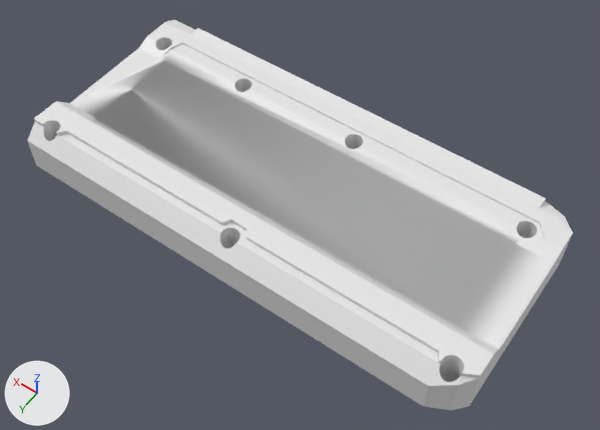
What one commit did to the FBX model Assets/Engine Parts/głowica-pokrywa.fbx.
The view is the same before and after, from a 50 mm lens placed at (-1.81, 2.46, 3.56), pointed at (-0.11, 0.08, -0.18). The lights are fixed; the arrows at lower left show +X, +Y and +Z. Where no turn or scale is listed for an object, it has been applied to the vertices.
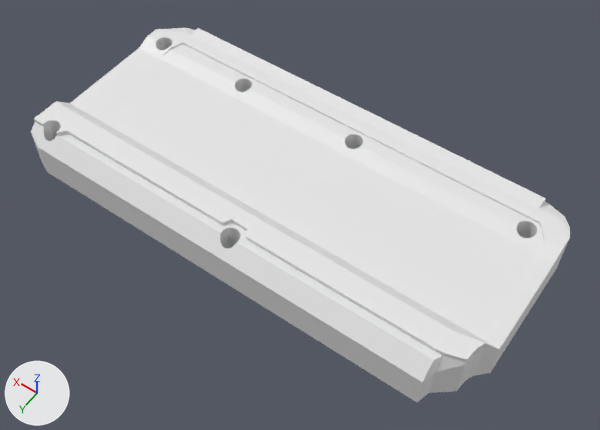
Changed parts and their boxes (x1, y1, x2, y2) in the pictures (600 x 430 px; the box of a moved part takes in the faces that stretch with it):
```json
{"object": "Cube", "change": "reshaped", "before": [27, 19, 573, 410], "after": [31, 28, 570, 402]}
{"part": 1, "of": "me_cube", "change": "added", "after": [97, 62, 516, 326]}
{"part": 2, "of": "me_cube", "change": "moved or reshaped", "before": [27, 19, 573, 410], "after": [31, 28, 570, 402]}
```

The change, as JSON lines over the scene's bpy script:
```json
{"block": "me_cube", "where": "# used by ob_cube; location = (0.0, 0.0, 0.0)"}
{"op": "remove", "block": "me_cube", "code": "me_cube.from_pydata(...)  # 871 vertices, 611 faces; spans x -1.45..1.45, y -0.66..0.66, z -0.25..0.08"}
{"op": "add", "block": "me_cube", "code": "me_cube.from_pydata(...)  # 800 vertices, 685 faces; spans x -1.45..1.45, y -0.66..0.66, z -0.25..0.08"}
{"block": "me_cube", "change": "me_cube part 1: a new loose piece, a box spanning x -1.239..1.239, y -0.329..0.329, z -0.065..-0.006, in mat_material (white #e7e7e7)"}
{"block": "me_cube", "change": "me_cube part 2: 100 vertices moved from x -1.45..1.45, y -0.66..0.66, z -0.25..0.08 to x -1.42..1.45, y -0.66..0.58, z -0.25..0.08; 208 vertices removed from x -1.45..1.45, y -0.57..0.66, z -0.25..0.08; 129 vertices added at x -1.45..1.45, y -0.64..0.66, z -0.25..0.08"}
```
